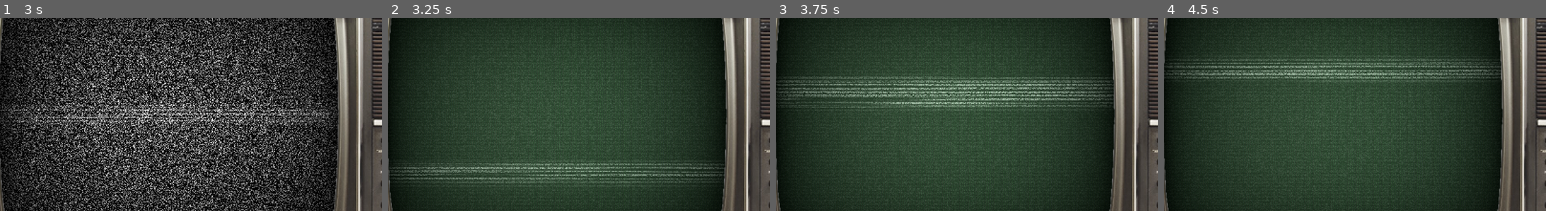
Above: before the commit, frames 1-4 (left to right).
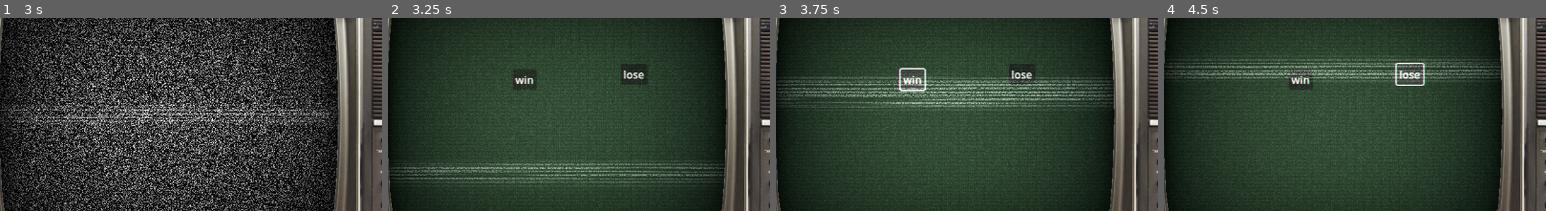
Above: after the commit, the same moments.

Repository: Dynamic-Weather-Systems/MoonWare
Game: Godot game, scene res://scenes/main_scene.tscn
Same seed, same stepped clock (60 frames per second), same inputs: the game is played once before the commit and once after it.
Inputs (mouse positions are % of the whole screen's width and height, from its top left):
- Up to frame 1 (3 s): tap Enter at 0.5 s; hold Right (ui_right) 0.53-1.28 s; hold Left (ui_left) 1.28-2 s; click "> PLAY" at 2 s; hold Right (ui_right) from 2.78 s (still down)
- Up to frame 2 (3.25 s): keep holding Right (ui_right)
- Up to frame 3 (3.75 s): release Right (ui_right) at 3.5 s; click (41, 33) at 3.5 s, where only the run after the commit has a clickable "win"
- Up to frame 4 (4.5 s): click (55, 32) at 4.25 s, where only the run after the commit has a clickable "lose"
The pictures show only the part of the screen within x 23-73%, y 17-67%; the shares and areas given below are measured in that part.

Frame 1 is identical in both runs. In frame 2, 0.9% of the frame differs, in the area x 32-68%, y 23-38%; in frame 3, 0.8%; in frame 4, 1.0%, in the area x 32-69%, y 23-38%.

Commit message:
Main Node Update

Diff:
--- a/moonware/Resources/LevelResource.gd
+++ b/moonware/Resources/LevelResource.gd
@@ -2,4 +2,4 @@
 class_name LevelResouce
 
 
-@export var minigames: Array[PackedScene]
+@export var minigamePackedScenes: Array[PackedScene]
--- a/moonware/Resources/TestLevel1.tres
+++ b/moonware/Resources/TestLevel1.tres
@@ -5,4 +5,4 @@
 
 [resource]
 script = ExtResource("1_rljx8")
-minigames = Array[PackedScene]([ExtResource("1_u71fj")])
+minigamePackedScenes = Array[PackedScene]([ExtResource("1_u71fj")])
--- a/moonware/microgame/test/clicky_game.gd
+++ b/moonware/microgame/test/clicky_game.gd
@@ -13,10 +13,13 @@
 
 
 func _on_win_pressed() -> void:
+	print("win")
 	emit_signal("win_game")
 
 func _on_lose_pressed() -> void:
+	print("lose")
 	emit_signal("lose_game")
 
 func _on_countdown_timeout():
+	print("press_timer")
 	emit_signal("lose_game")
--- a/moonware/scenes/main_scene.gd
+++ b/moonware/scenes/main_scene.gd
@@ -35,6 +35,9 @@
 	%MainMenuUI.hide()
 	set_power_mode("off")
 	Screen.show()
+
+	# Pick Random Seed
+	randomize()
 
 
 # Runs for any input event that hasn't been terminated
@@ -102,3 +105,9 @@
 	MainMenuTheme.queue_free()
 	await set_power_mode('static')
 	set_power_mode('on')
+
+	var minigameIdx = randi() % len(microgames.minigamePackedScenes)
+	print(minigameIdx)
+	var minigameInstance = microgames.minigamePackedScenes[minigameIdx].instantiate()
+	minigameInstance.scale = Vector2(2,2)
+	Screen.add_child(minigameInstance)
--- a/moonware/scenes/main_scene.tscn
+++ b/moonware/scenes/main_scene.tscn
@@ -1,9 +1,8 @@
-[gd_scene load_steps=17 format=3 uid="uid://w4fkroo78can"]
+[gd_scene load_steps=15 format=3 uid="uid://w4fkroo78can"]
 
 [ext_resource type="Texture2D" uid="uid://cjh6ymwxvvcos" path="res://Assets/Art/black room.jpg" id="1_5n1j4"]
 [ext_resource type="Script" path="res://scenes/main_scene.gd" id="1_p1kej"]
-[ext_resource type="Script" path="res://Resources/LevelResource.gd" id="2_2hwyq"]
-[ext_resource type="PackedScene" uid="uid://cflsr37upnk6y" path="res://microgame/test/clicky_game.tscn" id="2_c60uo"]
+[ext_resource type="Resource" uid="uid://dtaitvocgkqff" path="res://Resources/TestLevel1.tres" id="2_a7ua1"]
 [ext_resource type="Texture2D" uid="uid://b8h1go2aktdv8" path="res://Assets/Art/television.png" id="2_glg3e"]
 [ext_resource type="Shader" path="res://Assets/Shaders/vhs_shader.gdshader" id="3_a3ver"]
 [ext_resource type="PackedScene" uid="uid://dlt5rg7vye25q" path="res://scenes/main_menu_ui.tscn" id="7_xctaq"]
@@ -11,10 +10,6 @@
 [ext_resource type="Script" path="res://scenes/Default_scripts/animation_player.gd" id="9_fjfyb"]
 [ext_resource type="AudioStream" uid="uid://bvj05oxdwgkjy" path="res://Assets/SFX/tv-static-noise-291374.mp3" id="11_orsa2"]
 [ext_resource type="AudioStream" uid="uid://dxwmy3meiev8q" path="res://Assets/SFX/arcade-ride-vens-adams-main-version-27955-01-45.mp3" id="12_lgb03"]
-
-[sub_resource type="Resource" id="Resource_jmpic"]
-script = ExtResource("2_2hwyq")
-minigames = Array[PackedScene]([ExtResource("2_c60uo")])
 
 [sub_resource type="ShaderMaterial" id="ShaderMaterial_os521"]
 shader = ExtResource("3_a3ver")
@@ -40,21 +35,6 @@
 shader_parameter/vignette_intensity = 0.4
 shader_parameter/vignette_opacity = 1.0
 
-[sub_resource type="Animation" id="Animation_dfqaa"]
-length = 0.001
-tracks/0/type = "value"
-tracks/0/imported = false
-tracks/0/enabled = true
-tracks/0/path = NodePath(".:modulate")
-tracks/0/interp = 1
-tracks/0/loop_wrap = true
-tracks/0/keys = {
-"times": PackedFloat32Array(0),
-"transitions": PackedFloat32Array(1),
-"update": 0,
-"values": [Color(1, 1, 1, 1)]
-}
-
 [sub_resource type="Animation" id="Animation_sc2y5"]
 resource_name = "DEFAULT"
 loop_mode = 2
@@ -71,6 +51,21 @@
 "values": [Color(1, 1, 1, 1), Color(1, 1, 1, 0)]
 }
 
+[sub_resource type="Animation" id="Animation_dfqaa"]
+length = 0.001
+tracks/0/type = "value"
+tracks/0/imported = false
+tracks/0/enabled = true
+tracks/0/path = NodePath(".:modulate")
+tracks/0/interp = 1
+tracks/0/loop_wrap = true
+tracks/0/keys = {
+"times": PackedFloat32Array(0),
+"transitions": PackedFloat32Array(1),
+"update": 0,
+"values": [Color(1, 1, 1, 1)]
+}
+
 [sub_resource type="AnimationLibrary" id="AnimationLibrary_lvxdg"]
 _data = {
 "DEFAULT": SubResource("Animation_sc2y5"),
@@ -79,7 +74,7 @@
 
 [node name="MainScene" type="Node" node_paths=PackedStringArray("VHSShaderRect", "Screen", "StaticNoiseFX", "MainMenuTheme")]
 script = ExtResource("1_p1kej")
-microgames = SubResource("Resource_jmpic")
+microgames = ExtResource("2_a7ua1")
 VHSShaderRect = NodePath("TVTextureRect/MarginContainer/AllScreen/VHSShaderRect")
 Screen = NodePath("TVTextureRect/MarginContainer/AllScreen/Screen")
 StaticNoiseFX = NodePath("AudioPlayers/StaticNoise")
